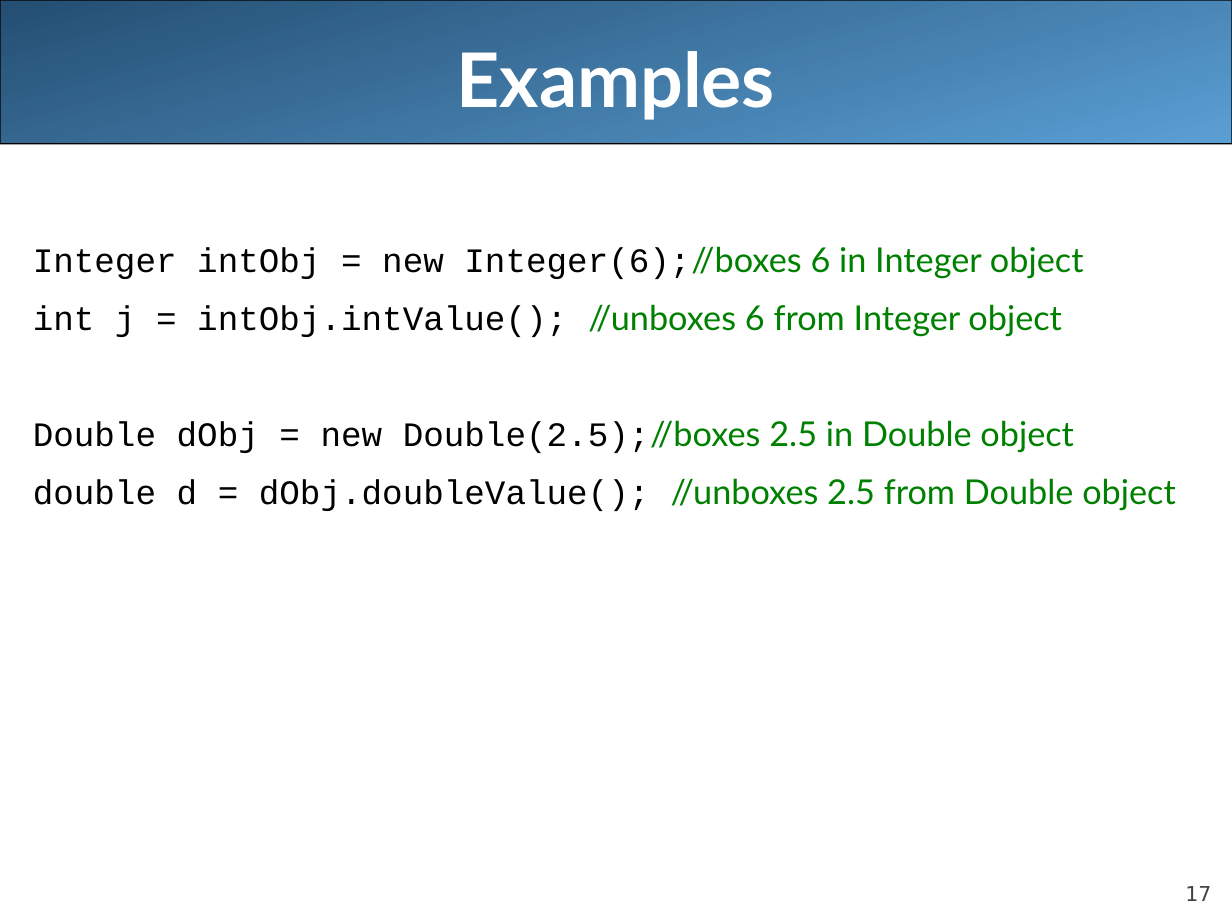
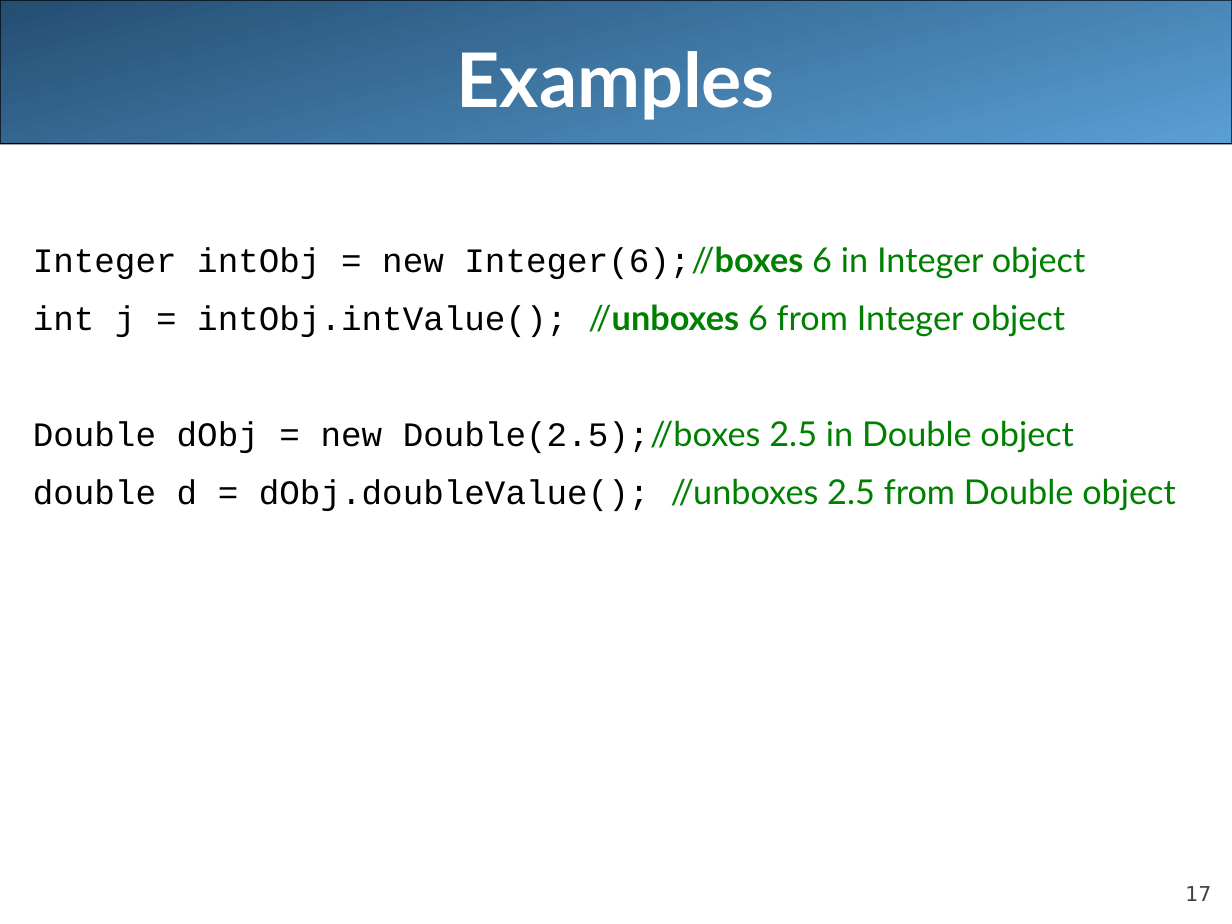
Before and after one commit to LongBaoNguyen/longbaonguyen.github.io, a slide deck: slide 17 of courses/apcsa/lecture7.ppt. Drawn at 1232x924 pixels with LibreOffice and Linux fonts; fonts in the diff are those of the drawing. Boxes give left, top, right and bottom in pixels: in the first picture for what was removed or moved away, otherwise in the second. Text is boxed around its words. In the diff, an @@ line names an element or a change of style, - is before the commit and + after.

```diff
--- a/courses/apcsa/lecture7.ppt
+++ b/courses/apcsa/lecture7.ppt
@@ text at (x1=33, y1=246, x2=1086, y2=337): bold on in "Integer(6);//boxes", "//unboxes" @@
```
Also in this commit, not shown: 4 other slides changed, 1 slide added, 1 slide removed, 1 other file.
